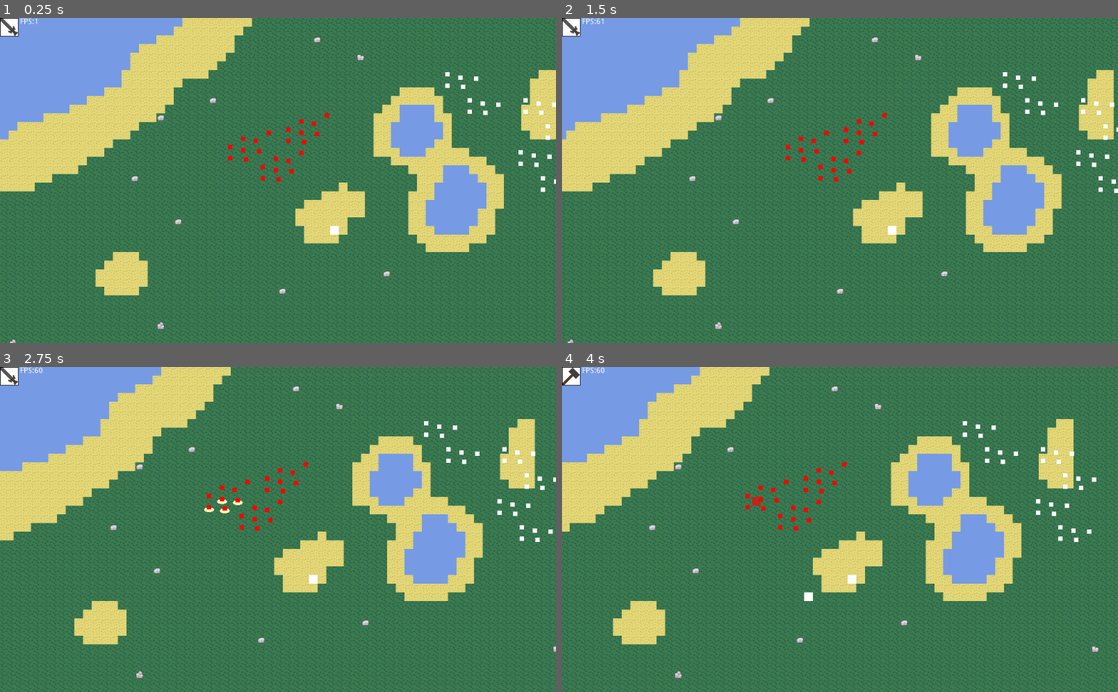
Above: before the commit, frames 1-4 (two rows, left to right).
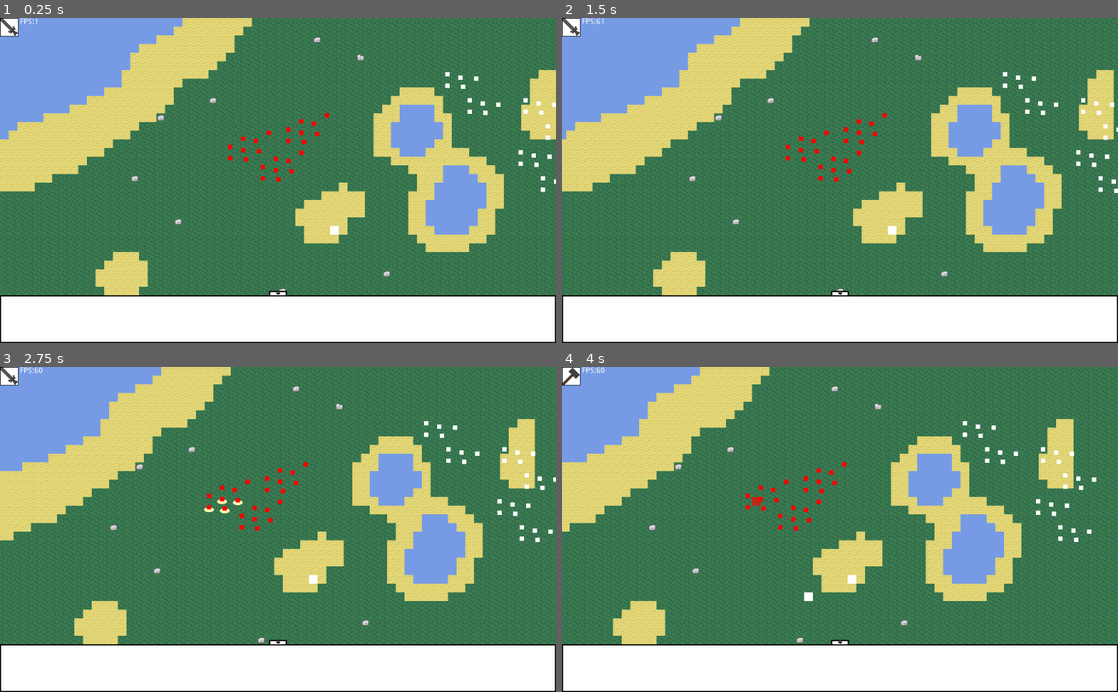
Above: after the commit, the same moments.

Repository: Yagoi23/2D-RTS
Game: Godot game, scene res://Level/Level.tscn
Two runs of this game, one before a commit and one after it. Both use one fixed random seed, a clock stepped at 60 frames per second and the inputs below.
Inputs (mouse positions are in pixels of both pictures, inside the frame that each line leads up to):
- Up to frame 1 (0.25 s): no input
- Up to frame 2 (1.5 s): click (840, 294) at 0.52 s; tap Enter at 1.25 s; move the mouse to (962, 164) at 1.27 s; hold D (player_move_right) from 1.28 s (still down); tap Q (attack_move) at 1.35 s; click (962, 164) at 1.42 s
- Up to frame 3 (2.75 s): release D (player_move_right) at 2 s; drag from (166, 545) to (239, 503) at 2.02 s
- Up to frame 4 (4 s): move the mouse to (895, 458) at 2.77 s; hold D (player_move_right) 2.78-3.5 s; hold 2 (enter_build_mode) 2.78-3.5 s; click (895, 458) at 2.92 s; drag from (812, 594) to (762, 500) at 3.52 s

The runs differ from the first frame. In frame 1, 15% of the frame differs, in the area x 0-100%, y 83-100%; in frame 2, 15%; in frame 3, 15%; in frame 4, 15%.

Commit message:
started adding ui

Diff:
--- a/Player/Player.tscn
+++ b/Player/Player.tscn
@@ -1,10 +1,12 @@
-[gd_scene load_steps=6 format=2]
+[gd_scene load_steps=8 format=2]
 
 [ext_resource path="res://Player/Player.gd" type="Script" id=1]
 [ext_resource path="res://Player/SelectDraw.gd" type="Script" id=2]
 [ext_resource path="res://Player/BuildingIcon.png" type="Texture" id=3]
 [ext_resource path="res://Player/CommandIcon.png" type="Texture" id=4]
 [ext_resource path="res://Player/FPS.gd" type="Script" id=5]
+[ext_resource path="res://Player/ArrowIcon.png" type="Texture" id=6]
+[ext_resource path="res://Player/UI.gd" type="Script" id=7]
 
 [node name="Player" type="Node2D"]
 script = ExtResource( 1 )
@@ -19,6 +21,7 @@
 [node name="UI" type="Control" parent="."]
 margin_right = 40.0
 margin_bottom = 40.0
+script = ExtResource( 7 )
 
 [node name="FPS" type="Label" parent="UI"]
 margin_left = 37.0
@@ -55,6 +58,64 @@
 margin_bottom = 33.0
 texture = ExtResource( 4 )
 
+[node name="BottomMenu" type="Control" parent="UI"]
+margin_right = 40.0
+margin_bottom = 40.0
+
+[node name="ArrowButton" type="Control" parent="UI/BottomMenu"]
+margin_right = 40.0
+margin_bottom = 40.0
+
+[node name="ArrowButton" type="Button" parent="UI/BottomMenu/ArrowButton"]
+margin_left = 496.0
+margin_top = 504.0
+margin_right = 528.0
+margin_bottom = 524.0
+rect_scale = Vector2( 1, 0.5 )
+shortcut_in_tooltip = false
+
+[node name="ColorRect2" type="ColorRect" parent="UI/BottomMenu/ArrowButton"]
+anchor_left = 0.5
+anchor_top = 0.5
+anchor_right = 0.5
+anchor_bottom = 0.5
+margin_left = 476.0
+margin_top = 484.0
+margin_right = 508.0
+margin_bottom = 516.0
+mouse_filter = 1
+color = Color( 0, 0, 0, 1 )
+
+[node name="ColorRect3" type="ColorRect" parent="UI/BottomMenu/ArrowButton/ColorRect2"]
+anchor_left = 0.5
+anchor_top = 0.5
+anchor_right = 0.5
+anchor_bottom = 0.5
+margin_left = -14.0
+margin_top = -14.0
+margin_right = 14.0
+margin_bottom = 14.0
+mouse_filter = 1
+
+[node name="TextureRect" type="TextureRect" parent="UI/BottomMenu/ArrowButton/ColorRect2/ColorRect3"]
+margin_left = 8.0
+margin_right = 24.0
+margin_bottom = 16.0
+rect_scale = Vector2( 0.8, 0.4 )
+texture = ExtResource( 6 )
+
+[node name="ColorRect" type="ColorRect" parent="UI/BottomMenu"]
+margin_top = 512.0
+margin_right = 1024.0
+margin_bottom = 600.0
+color = Color( 0, 0, 0, 1 )
+
+[node name="ColorRect2" type="ColorRect" parent="UI/BottomMenu/ColorRect"]
+margin_left = 2.0
+margin_top = 2.0
+margin_right = 1022.0
+margin_bottom = 86.0
+
 [node name="Building" type="Node2D" parent="."]
 
 [node name="BuildingPredraw" type="Node2D" parent="Building"]
@@ -67,3 +128,5 @@
 margin_bottom = 24.0
 mouse_filter = 2
 color = Color( 0.32549, 1, 0.160784, 0.780392 )
+
+[connection signal="pressed" from="UI/BottomMenu/ArrowButton/ArrowButton" to="UI" method="_on_ArrowButton_pressed"]
--- /dev/null
+++ b/Player/UI.gd
@@ -0,0 +1,23 @@
+extends Control
+
+onready var BottomMenu = $BottomMenu
+onready var arrowButton = $BottomMenu/ArrowButton
+var arrowButton_position = null
+var Bottom_Menu_up = true
+
+func _ready():
+	Bottom_Menu_up = true
+
+func _process(delta):
+	if Bottom_Menu_up == true:
+		BottomMenu.rect_position.y = 0
+	else:
+		BottomMenu.rect_position.y = 32
+
+
+func _on_ArrowButton_pressed():
+	print("pressed")
+	if Bottom_Menu_up == true:
+		Bottom_Menu_up = false
+	else:
+		Bottom_Menu_up = true
Binary file added: Player/ArrowIcon.png
Not shown, added: Player/ArrowIcon.png.import
